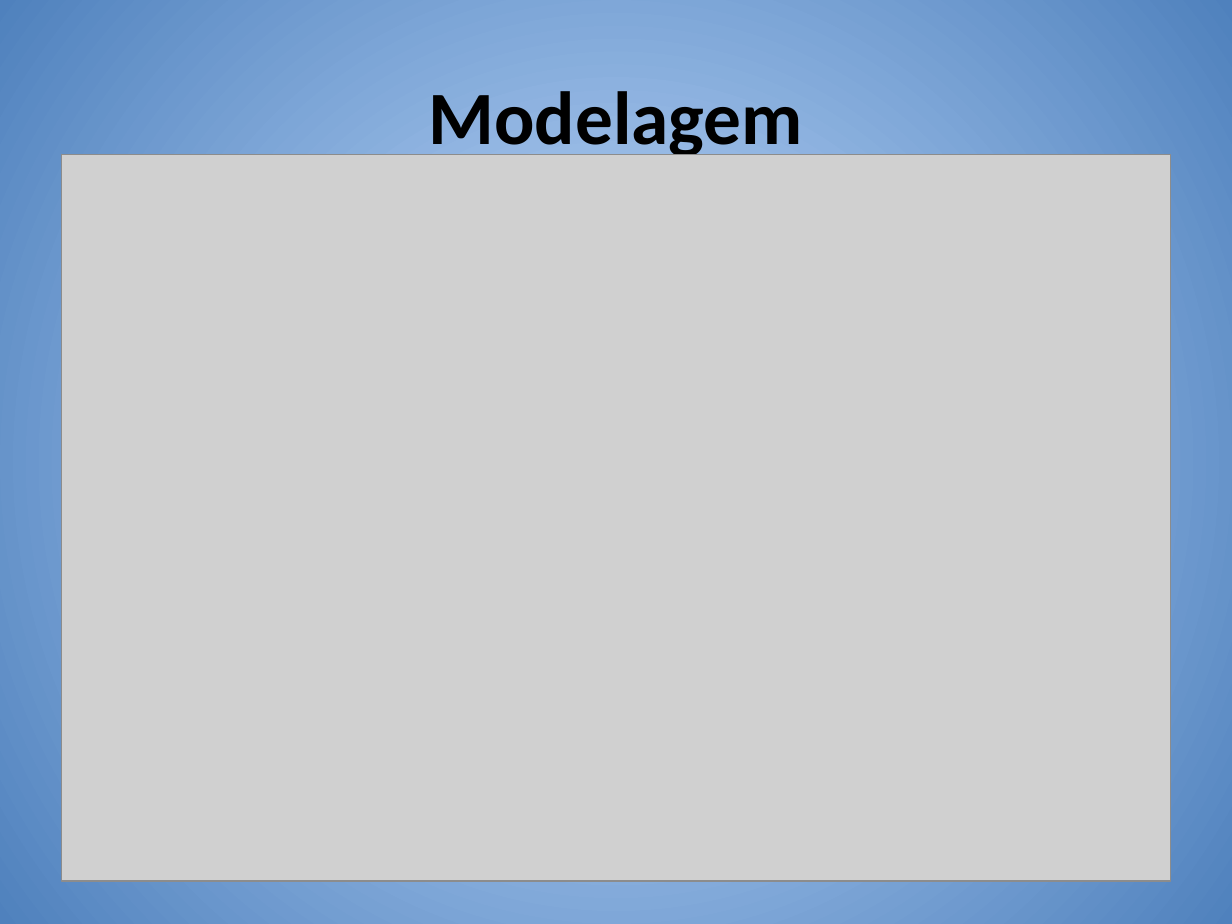
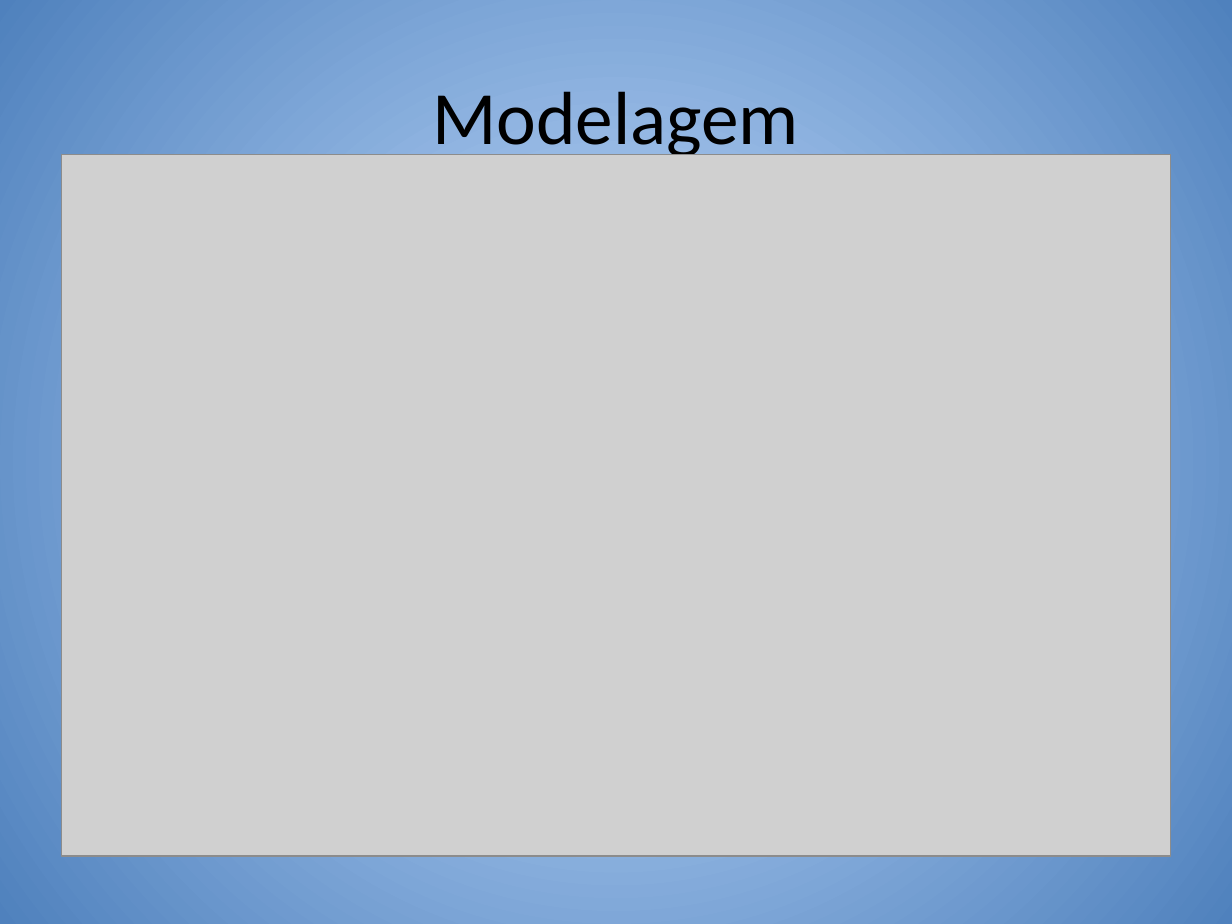
Before and after one commit to CaioViktor/TrabalhoCG, a slide deck: slide 17 of Apresentação/Vila do Chaves.pptx. Drawn at 1232x924 pixels with LibreOffice and Linux fonts; fonts in the diff are those of the drawing; grey boxes stand for pictures. Boxes give left, top, right and bottom in pixels: in the first picture for what was removed or moved away, otherwise in the second. Text is boxed around its words. In the diff, an @@ line names an element or a change of style, - is before the commit and + after.

```diff
--- a/Apresentação/Vila do Chaves.pptx
+++ b/Apresentação/Vila do Chaves.pptx
@@ title "Modelagem" at [432, 91, 799, 161]: bold off @@
@@ picture: place and size @@
-picture at [62, 155, 1170, 882]
+picture at [62, 155, 1170, 856]
```
Also in this commit, not shown: 6 other slides changed, 1 other file.
